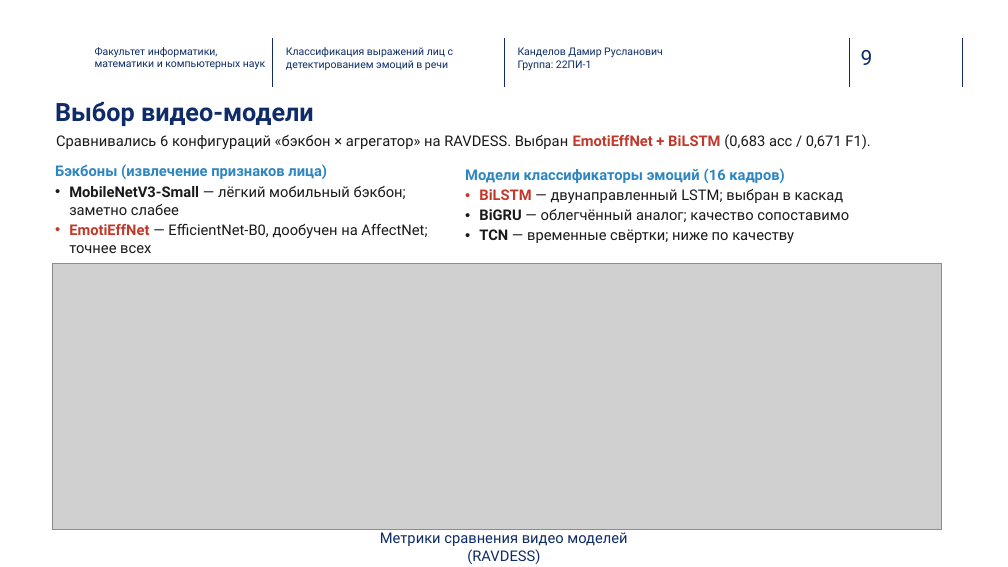
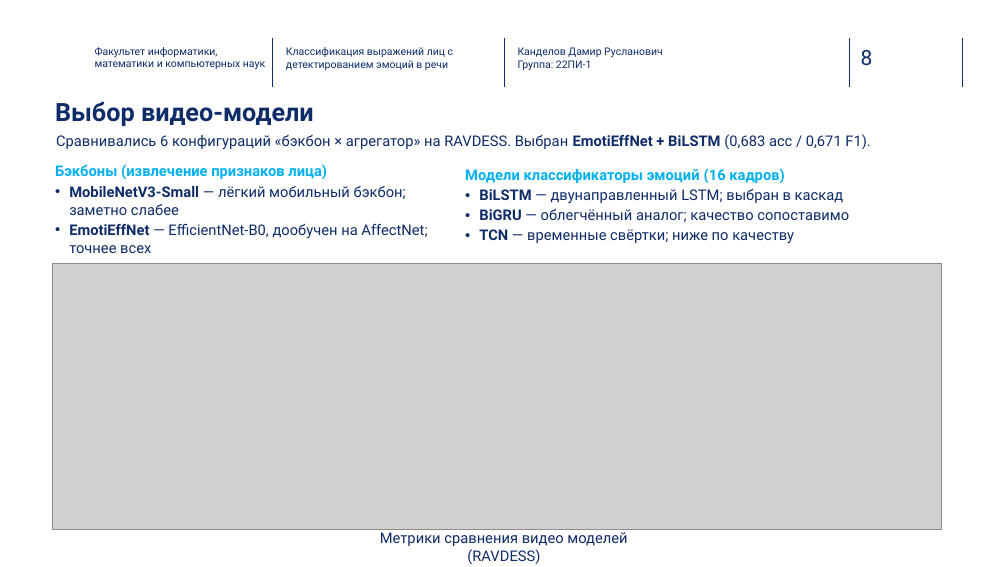
Before and after one commit to Kaparya/Classification-of-Facial-Expressions, a slide deck: slide 8 of Diploma_presentation.pptx (slide 9 before the commit). Drawn at 1008x567 pixels with LibreOffice and Linux fonts; fonts in the diff are those of the drawing; grey boxes stand for pictures; background and template pictures are left out. Boxes give left, top, right and bottom in pixels: in the first picture for what was removed or moved away, otherwise in the second. Text is boxed around its words. In the diff, an @@ line names an element or a change of style, - is before the commit and + after.

```diff
--- a/Diploma_presentation.pptx
+++ b/Diploma_presentation.pptx
@@ page number at (x1=861, y1=50, x2=873, y2=66): text changed @@
-9
+8
@@ text "Сравнивались 6 конфигураций «бэкбон × ..." at (x1=56, y1=134, x2=870, y2=149): text colour #1A1A1A to #0F2C68 in "Сравнивались 6 конфигураций «бэкбон × агрегатор» на ..."; text colour #C0392B to #0F2C68 in "EmotiEffNet + BiLSTM" @@
@@ text "Бэкбоны (извлечение признаков лица)" at (x1=55, y1=164, x2=427, y2=253): text colour #2E86C1 to #00B0F0 in "Бэкбоны (извлечение признаков лица)"; text colour #1A1A1A to #0F2C68 in "MobileNetV3-Small — лёгкий мобильный бэкбон; заметно слабее", "— EfficientNet-B0, дообучен на AffectNet; точнее всех"; text colour #C0392B to #0F2C68 in "EmotiEffNet" @@
@@ text "Модели классификаторы эмоций (16 кадров)" at (x1=465, y1=168, x2=849, y2=243): text colour #2E86C1 to #00B0F0 in "Модели классификаторы эмоций (16 кадров)"; text colour #C0392B to #0F2C68 in "BiLSTM"; text colour #1A1A1A to #0F2C68 in "— двунаправленный LSTM; выбран в каскад", "BiGRU — облегчённый аналог; качество сопоставимо", "TCN — временные свёртки; ниже по качеству" @@
```
Also in this commit, not shown: 4 other slides changed, 1 slide added, 1 slide removed, 18 other files.
